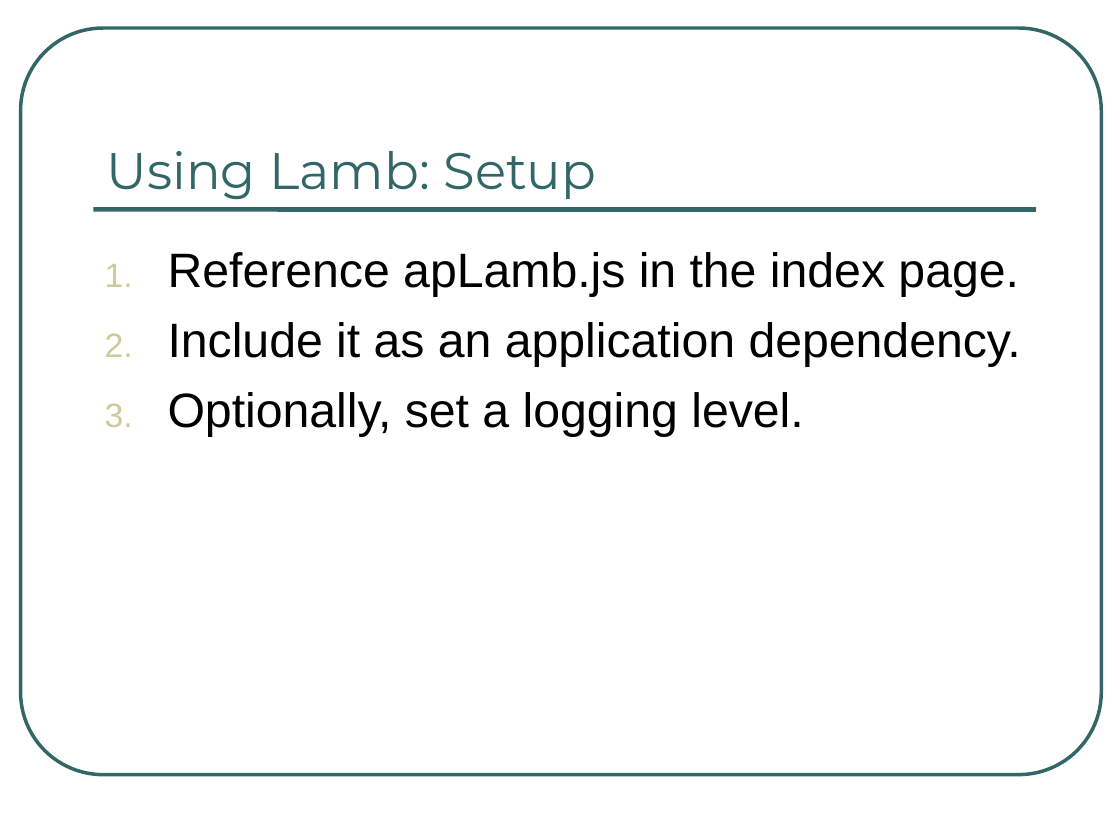
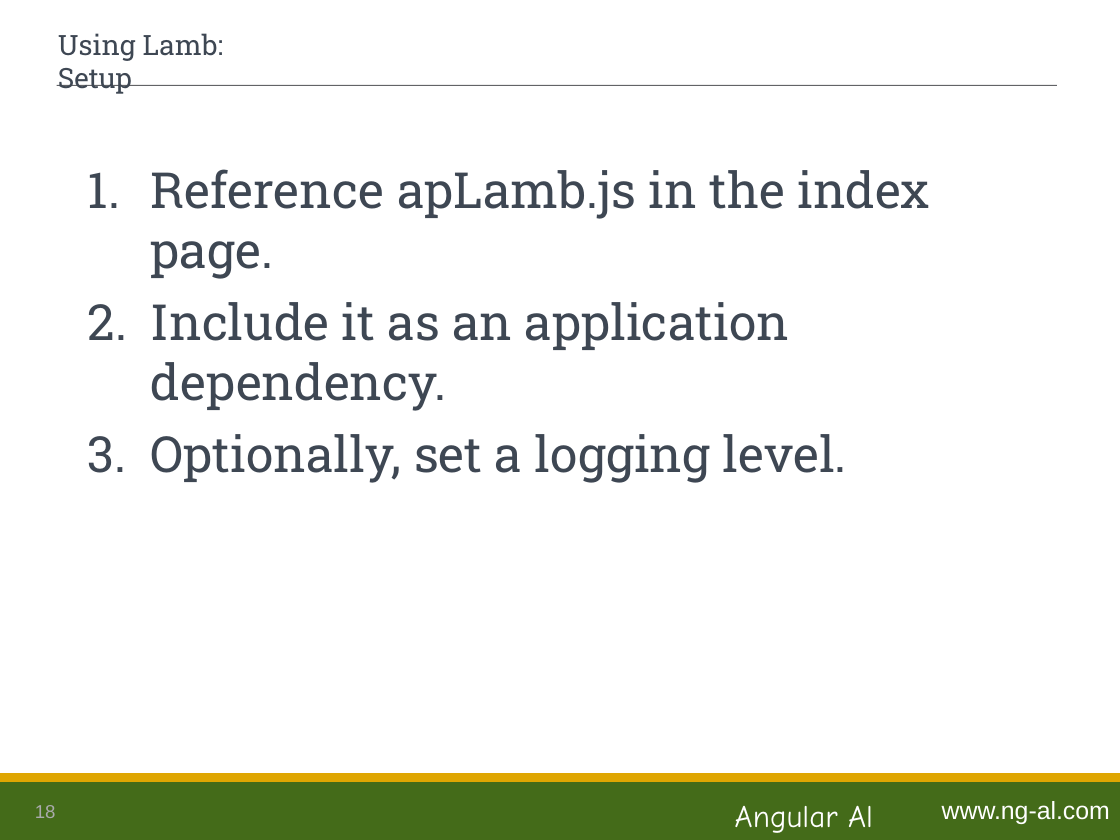
Before and after one commit to ng-al/LambSampleApp, a slide deck: slide 18 of Lamb.ppt. Drawn at 1120x840 pixels with LibreOffice and Linux fonts; fonts in the diff are those of the drawing. Boxes give left, top, right and bottom in pixels: in the first picture for what was removed or moved away, otherwise in the second. Text is boxed around its words. In the diff, an @@ line names an element or a change of style, - is before the commit and + after.

```diff
--- a/Lamb.ppt
+++ b/Lamb.ppt
@@ rounded rectangle removed at [20,28,1101,775] @@
@@ title "Using Lamb: Setup": place and size @@
-title "Using Lamb: Setup" at [106,151,596,200]
+title "Using Lamb: Setup" at [58,33,224,94]
@@ title "Using Lamb: Setup" at [58,33,224,94]: size 33 to 18 pt, font Montserrat to Roboto Slab, text colour #336666 to #3E4753; vertical alignment bottom to middle @@
@@ line moved from (93, 209) - (1036, 209) to (57, 85) - (1057, 85) @@
@@ line (57, 85) - (1057, 85): stroke #336666 3 pt to #626366 0.74 pt @@
@@ text "Reference apLamb.js in the index ...": place and size @@
-text "Reference apLamb.js in the index ..." at [168,252,1021,436]
+text "Reference apLamb.js in the index ..." at [151,169,930,483]
@@ text "Reference apLamb.js in the index ..." at [151,169,930,483]: size 31 to 32 pt, font Arial to Roboto Slab, text colour #000000 to #3E4753; bullet colour #CCCC99 to #3E4753 @@
@@ rectangle added at [0,778,1120,840], fill #446B19 @@
@@ rectangle added at [0,775,1120,781], fill #DFA602, outline #DFA602 2.01 pt @@
@@ page number added at [35,805,56,818], 12 pt, text #AAABAC @@
+18
@@ text added at [735,805,873,833], 20 pt, text #FFFFFF @@
+Angular Al
@@ text added at [942,801,1110,824], 16 pt, text #FFFFFF @@
+www.ng-al.com
```
Also in this commit, not shown: 37 other slides changed, 1 slide added, 1 other file.
